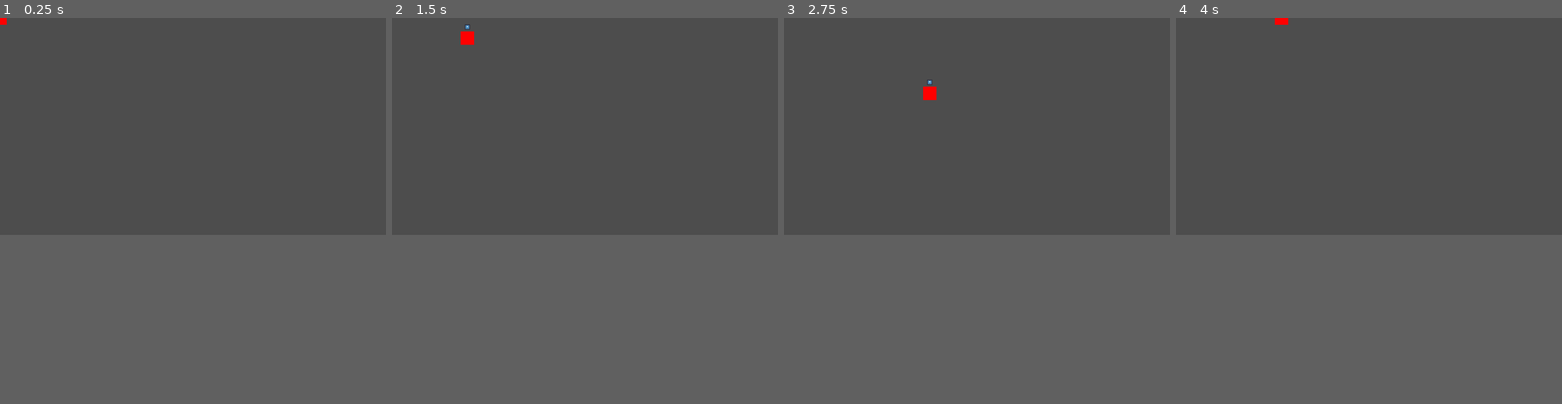
Above: before the commit, frames 1-4 (left to right).
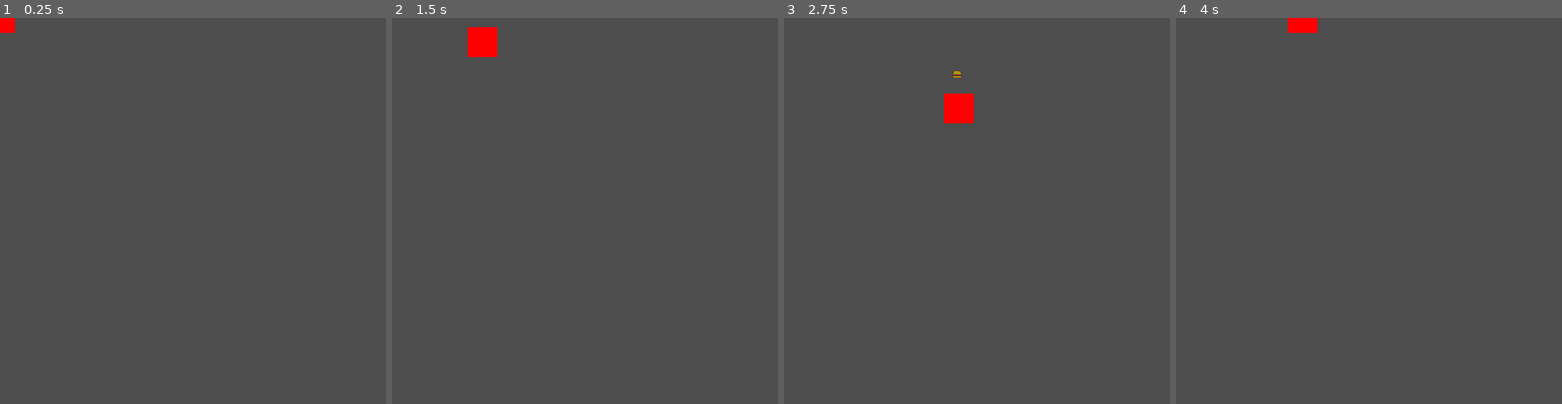
Above: after the commit, the same moments.

Repository: Vektor-Studios/Hackclub-Haven
Game: Godot game, scene res://Scenes/game.tscn
Two runs of this game, one before a commit and one after it. Both use one fixed random seed, a clock stepped at 60 frames per second and the inputs below. The engine's default icon, where the game draws it, is replaced by a stand-in: a white triangle on a blue panel in a dark square.
Inputs:
- Up to frame 1 (0.25 s): no input
- Up to frame 2 (1.5 s): tap Enter at 0.5 s; hold D (right) 0.53-1.28 s; hold S (down) from 1.28 s (still down)
- Up to frame 3 (2.75 s): release S (down) at 2.03 s; hold D (right) from 2.03 s (still down)
- Up to frame 4 (4 s): release D (right) at 2.78 s; hold W (up) 2.78-3.53 s; hold A (left) from 3.53 s (still down)
In our replay, the window is 799x449 before the commit and 799x799 after it. These sizes can differ from the game's own. Grey fills any space a smaller window leaves; there, only what the larger window draws over its background counts as a difference.

The runs differ from the first frame. In frame 1, 0.1% of the frame differs, in the area x 0-4%, y 0-4%; in frame 2, 0.6%; in frame 3, 0.8%, in the area x 36-50%, y 13-28%; in frame 4, 0.4%.

Commit message:
Player Scale & Viewport Size

Diff:
--- a/Scenes/player.tscn
+++ b/Scenes/player.tscn
@@ -1,6 +1,7 @@
 [gd_scene format=3 uid="uid://13tlneila0p5"]
 
 [ext_resource type="Script" uid="uid://dr8o456hgpj6n" path="res://Scripts/player.gd" id="1_v0iea"]
+[ext_resource type="Texture2D" uid="uid://bhv7qvdb7ir0f" path="res://Sprites/burger_sprite.png" id="2_cvnsp"]
 
 [sub_resource type="RectangleShape2D" id="RectangleShape2D_f60y1"]
 size = Vector2(40, 40)
@@ -9,8 +10,9 @@
 script = ExtResource("1_v0iea")
 
 [node name="FoodSprite" type="Sprite2D" parent="." unique_id=1700099742]
-position = Vector2(0, -33)
-scale = Vector2(0.12500003, 0.12500003)
+position = Vector2(1.000001, -73)
+scale = Vector2(0.71625006, 0.71625006)
+texture = ExtResource("2_cvnsp")
 
 [node name="ColorRect" type="ColorRect" parent="." unique_id=2017136592]
 anchors_preset = 8
@@ -18,10 +20,10 @@
 anchor_top = 0.5
 anchor_right = 0.5
 anchor_bottom = 0.5
-offset_left = -20.0
-offset_top = -20.0
-offset_right = 20.0
-offset_bottom = 20.0
+offset_left = -37.0
+offset_top = -37.0
+offset_right = 37.0
+offset_bottom = 37.0
 grow_horizontal = 2
 grow_vertical = 2
 color = Color(1, 0, 0, 1)
--- a/Scripts/food_items.gd
+++ b/Scripts/food_items.gd
@@ -16,6 +16,7 @@
 class Burger extends Food:
 	func _init() -> void:
 		name = "Burger"
+		sprite_path = "res://Sprites/burger_sprite.png"
 
 class Pasta extends Food:
 	func _init() -> void:
--- a/project.godot
+++ b/project.godot
@@ -18,6 +18,11 @@
 [autoload]
 
 FoodItems="*uid://lhde04w581ey"
+
+[display]
+
+window/size/viewport_width=960
+window/size/viewport_height=960
 
 [input]
 
